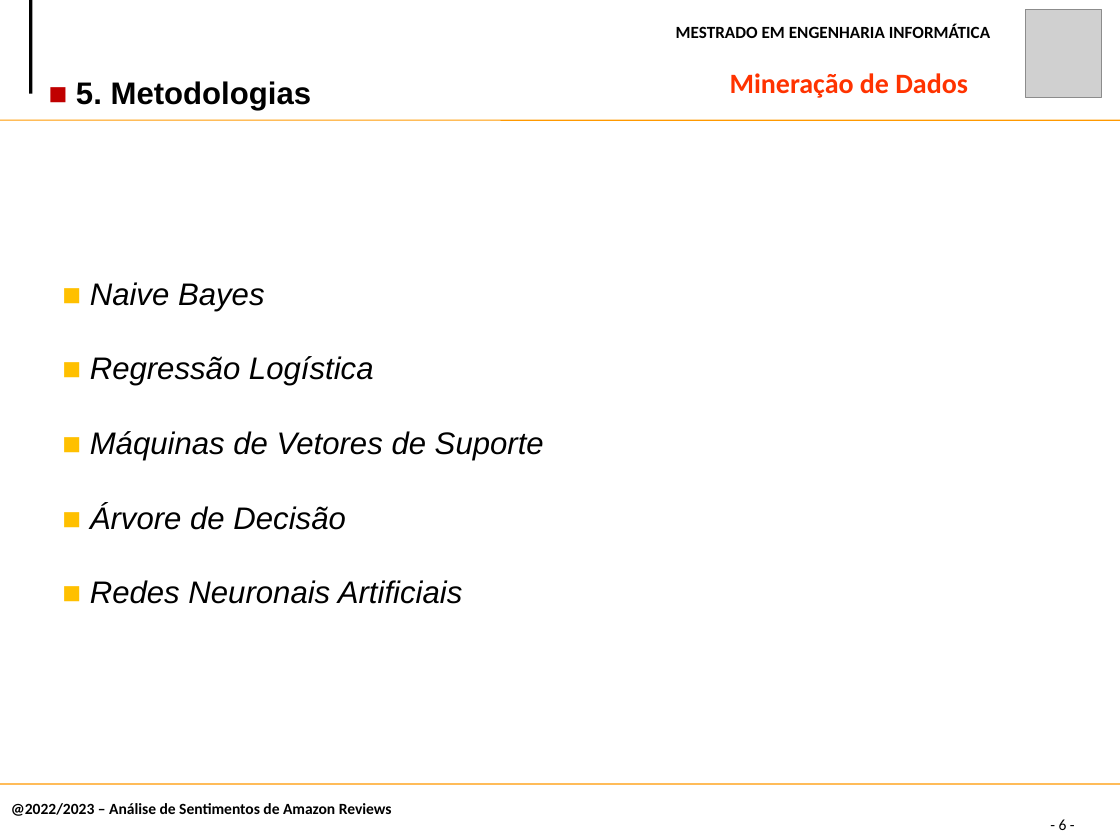
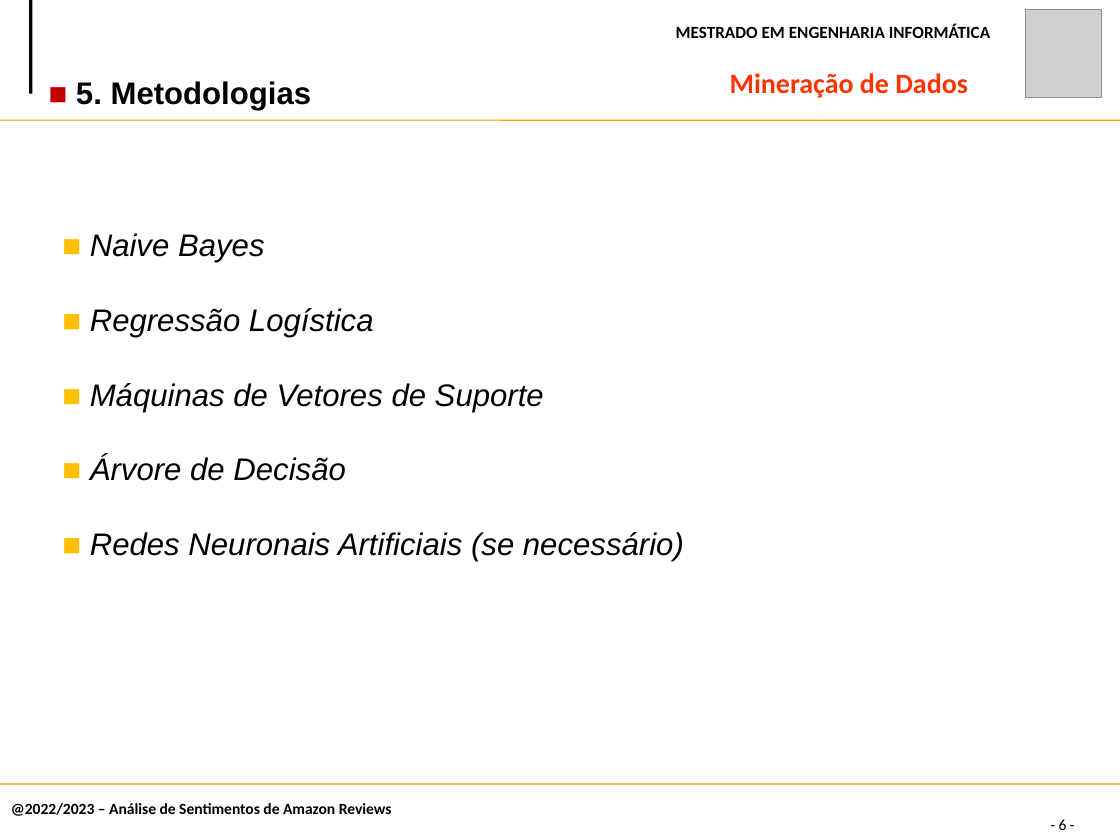
Before and after one commit to claudiadmr/MD-Projeto, a slide deck: slide 6 of Fase1/MD.pptx. Drawn at 1120x840 pixels with LibreOffice and Linux fonts; fonts in the diff are those of the drawing; grey boxes stand for pictures. Boxes give left, top, right and bottom in pixels: in the first picture for what was removed or moved away, otherwise in the second. Text is boxed around its words. In the diff, an @@ line names an element or a change of style, - is before the commit and + after.

```diff
--- a/Fase1/MD.pptx
+++ b/Fase1/MD.pptx
@@ text "■ Naive Bayes": place and size @@
-text "■ Naive Bayes" at bbox=[90, 282, 544, 604]
+text "■ Naive Bayes" at bbox=[90, 233, 684, 561]
@@ text at bbox=[90, 532, 684, 561]: text changed @@
-■ Redes Neuronais Artificiais
+■ Redes Neuronais Artificiais (se necessário)
```
Also in this commit, not shown: 3 other slides changed.
